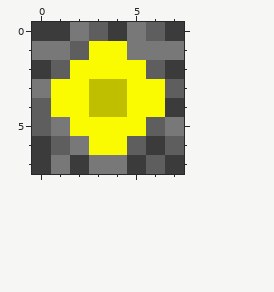
Edited in one commit: pixel-art sprite (resources/bigdot.png). Above: the version before the commit.
The file is 64x64 pixels, drawn in blocks of 8x8; one block is one cell here. Colours within 5 levels of each other are drawn and written as one.
The result:
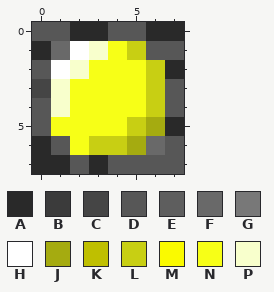
Palette (. is transparent): A #292929  B #3b3b3b  C #454545  D #575757  E #5e5e5e  F #696969  G #787878  H #ffffff  J #a5ab10  K #bfbf00  L #c8cf13  M #fafa00  N #f7ff17  P #f8ffcc
Difference:
Changed rows in their new state; - is an unchanged pixel.
first column x 0:
0 DDAADDAA
1 AFHPNLDD
2 DHPNNNLA
3 CPNNNNLD
4 DPNNNNLD
5 DNNNNLJA
6 ADNLLJFD
7 AADADDDD
Changed places in both pictures, as pixel boxes (x1, y1, x2, y2):
changed: (32, 22, 184, 174)
